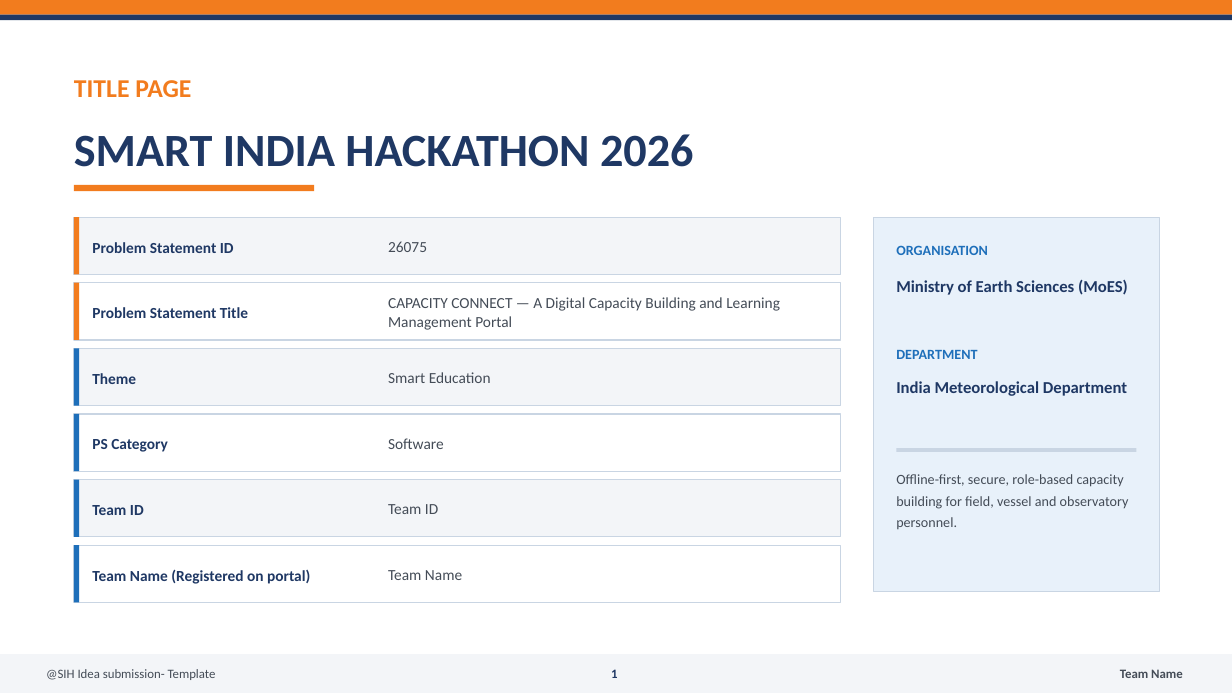
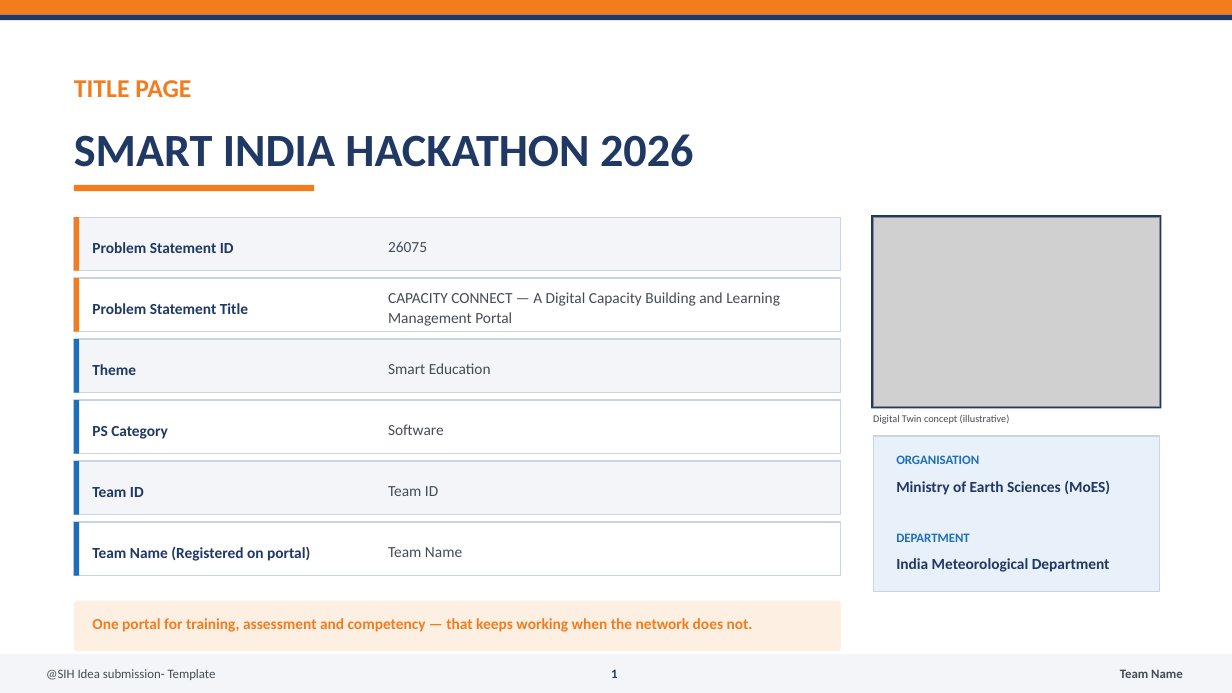
Before and after one commit to surendarr9500-stack/surendar-, a slide deck: slide 1 of docs/ppt/SIH2026_IDEA_CAPACITY_CONNECT_26075.pptx. Drawn at 1232x693 pixels with LibreOffice and Linux fonts; fonts in the diff are those of the drawing; grey boxes stand for pictures. Boxes give left, top, right and bottom in pixels: in the first picture for what was removed or moved away, otherwise in the second. Text is boxed around its words. In the diff, an @@ line names an element or a change of style, - is before the commit and + after.

Commit message:
docs(ppt): add concept visuals to submission deck, fix inline-run bug in extended deck, refresh previews

```diff
--- a/docs/ppt/SIH2026_IDEA_CAPACITY_CONNECT_26075.pptx
+++ b/docs/ppt/SIH2026_IDEA_CAPACITY_CONNECT_26075.pptx
@@ rectangle: place and size @@
-rectangle at bbox=[873, 217, 1160, 592]
+rectangle at bbox=[872, 215, 1162, 409]
@@ rectangle at bbox=[872, 215, 1162, 409]: fill #E8F1FA to #1F3864; outline #C9D5E3 1 pt to none @@
@@ picture added at bbox=[873, 217, 1160, 407] @@
@@ 2 texts, 2 rectangles: place and size @@
-2 texts, 2 rectangles at bbox=[74, 283, 841, 340]
+2 texts, 2 rectangles at bbox=[74, 278, 841, 332]
@@ rectangle: place and size @@
-rectangle at bbox=[74, 348, 841, 406]
+rectangle at bbox=[74, 339, 841, 393]
@@ rectangle: place and size @@
-rectangle at bbox=[74, 348, 79, 406]
+rectangle at bbox=[74, 339, 79, 393]
@@ text "Theme": place and size @@
-text "Theme" at bbox=[92, 373, 136, 384]
+text "Theme" at bbox=[92, 364, 136, 375]
@@ text "Smart Education": place and size @@
-text "Smart Education" at bbox=[388, 372, 491, 383]
+text "Smart Education" at bbox=[388, 363, 491, 374]
@@ 2 texts, 2 rectangles: place and size @@
-2 texts, 2 rectangles at bbox=[74, 414, 841, 471]
+2 texts, 2 rectangles at bbox=[74, 400, 841, 454]
@@ text added at bbox=[873, 414, 1010, 424], 8 pt, text #444C57 @@
+Digital Twin concept (illustrative)
@@ rectangle added at bbox=[873, 436, 1160, 592], fill #E8F1FA, outline #C9D5E3 1 pt @@
@@ rectangle removed at bbox=[897, 448, 1137, 452] @@
@@ 2 texts, 2 rectangles: place and size @@
-2 texts, 2 rectangles at bbox=[74, 480, 841, 537]
+2 texts, 2 rectangles at bbox=[74, 461, 841, 515]
@@ text "Ministry of Earth Sciences (MoES)" at bbox=[896, 481, 1110, 495]: size 13 to 12 pt; line spacing 1.15 to 1.12 @@
@@ text "ORGANISATION": place and size @@
-text "ORGANISATION" at bbox=[896, 245, 988, 255]
+text "ORGANISATION" at bbox=[896, 455, 979, 464]
@@ text "ORGANISATION" at bbox=[896, 455, 979, 464]: size 11 to 10 pt @@
@@ text "Ministry of Earth Sciences (MoES)": place and size @@
-text "Ministry of Earth Sciences (MoES)" at bbox=[896, 280, 1128, 295]
+text "Ministry of Earth Sciences (MoES)" at bbox=[896, 481, 1110, 495]
@@ text removed at bbox=[896, 474, 1129, 529] @@
-Offline-first, secure, role-based capacity building for field, vessel and observatory personnel.
@@ rectangle: place and size @@
-rectangle at bbox=[74, 545, 841, 603]
+rectangle at bbox=[74, 522, 841, 576]
@@ rectangle: place and size @@
-rectangle at bbox=[74, 545, 79, 603]
+rectangle at bbox=[74, 522, 79, 576]
@@ text "Team Name (Registered on portal)": place and size @@
-text "Team Name (Registered on portal)" at bbox=[92, 569, 310, 584]
+text "Team Name (Registered on portal)" at bbox=[92, 546, 310, 561]
@@ text "Team Name": place and size @@
-text "Team Name" at bbox=[388, 570, 462, 580]
+text "Team Name" at bbox=[388, 547, 462, 557]
@@ text "DEPARTMENT" at bbox=[896, 533, 970, 542]: size 11 to 10 pt @@
@@ text "DEPARTMENT": place and size @@
-text "DEPARTMENT" at bbox=[896, 350, 977, 359]
+text "DEPARTMENT" at bbox=[896, 533, 970, 542]
@@ text "India Meteorological Department": place and size @@
-text "India Meteorological Department" at bbox=[896, 381, 1127, 396]
+text "India Meteorological Department" at bbox=[896, 558, 1110, 572]
@@ text "India Meteorological Department" at bbox=[896, 558, 1110, 572]: size 13 to 12 pt; line spacing 1.15 to 1.12 @@
@@ rounded rectangle added at bbox=[74, 601, 841, 652], fill #FDF0E2 @@
@@ text added at bbox=[92, 618, 753, 632], 12 pt, text #F27C1E, bold @@
+One portal for training, assessment and competency — that keeps working when the network does not.
```
Also in this commit, not shown: 1 other slide changed, 11 other files.
